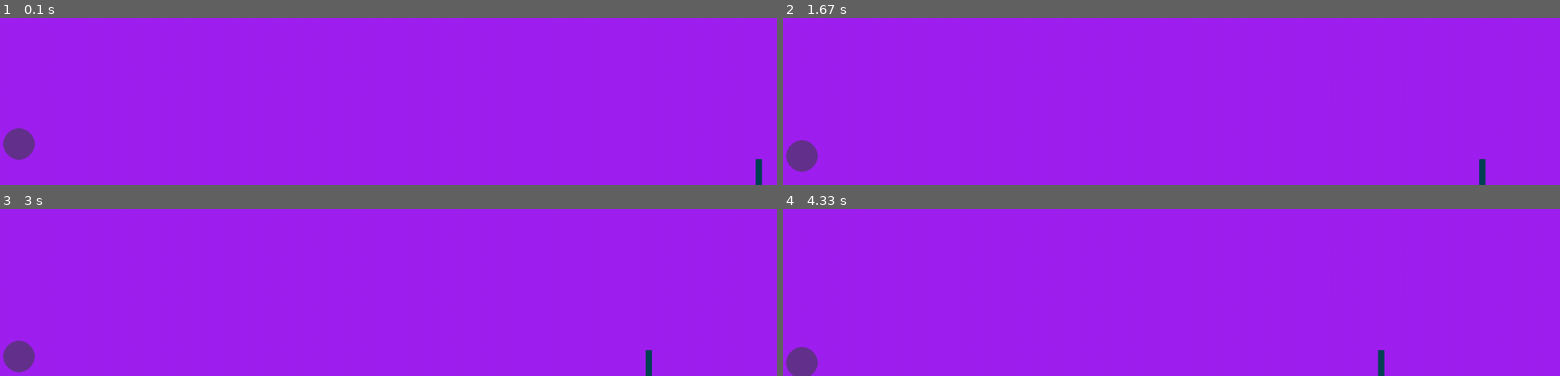
Above: before the commit, frames 1-4 (two rows, left to right).
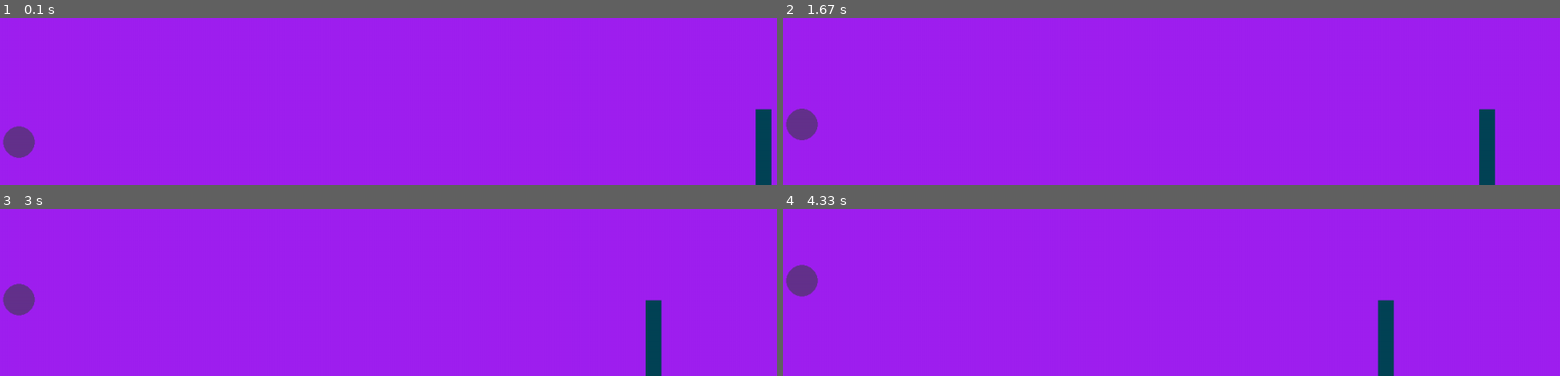
Above: after the commit, the same moments.

Repository: livebaggerud/mappeinnlevering-Live
Game: pygame game, started from pygame/hoppespill_m_arv/figur.py
Same seed, same stepped clock (60 frames per second), same inputs: the game is played once before the commit and once after it.
Inputs:
- Up to frame 1 (0.1 s): no input
- Up to frame 2 (1.67 s): tap Space at 0.33, 0.73, 1.03, 1.23, 1.57 s
- Up to frame 3 (3 s): tap Space at 1.87, 2.07, 2.37, 2.63, 2.97 s
- Up to frame 4 (4.33 s): tap Space at 3.27, 3.4, 3.8, 4.1 s

The runs differ from the first frame. In frame 1, 1.0% of the frame differs, in the area x 0-100%, y 54-100%; in frame 2, 2.0%; in frame 3, 2.1%; in frame 4, 2.1%, in the area x 0-79%, y 33-100%.

Commit message:
lage hoppespill

Diff:
--- a/pygame/hoppespill_m_arv/figur.py
+++ b/pygame/hoppespill_m_arv/figur.py
@@ -11,9 +11,9 @@
     def __init__(self, x, y, fartY):
         super().__init__(x, y)
         self._fartY = fartY
-        self._hoyde = randint(20,100)
+        self._hoyde = randint(50,120)
         self._y = 720 - self._hoyde
-        self._bredde = 10
+        self._bredde = 25
 
     def tegn(self, vindu):
         pg.draw.rect(vindu, (3,67,86), (self._x, self._y, self._bredde, self._hoyde))
@@ -33,7 +33,8 @@
         self._y -= 5
 
     def fall(self):
-        self._y += 1
+        self._y += 0.5
+
 
     def er_over_hinder(self):
         pass
@@ -47,9 +48,11 @@
 spiller = Spiller(30, 650, 50)
 hindere = []
 
-for i in range(3):
+for i in range(100):
     nytt_hinder = Hinder(1200,650,90)
     hindere.append(nytt_hinder)
+
+frame = 0
 
 while running:
     # poll for events
@@ -58,6 +61,10 @@
         if event.type == pg.QUIT:
             running = False
 
+    if frame == 400:
+        frame = 0
+        nytt_hinder = Hinder(1200, 650, 90)
+        hindere.append(nytt_hinder)
 
     # fill the screen with a color to wipe away anything from last frame
     screen.fill("purple")
@@ -79,6 +86,7 @@
 
     spiller.fall()
 
+    frame += 1
     # flip() the display to put your work on screen
     pg.display.flip()
 
Not shown, changed: Problemlosnig/klasser_arv_og_objekter.md
